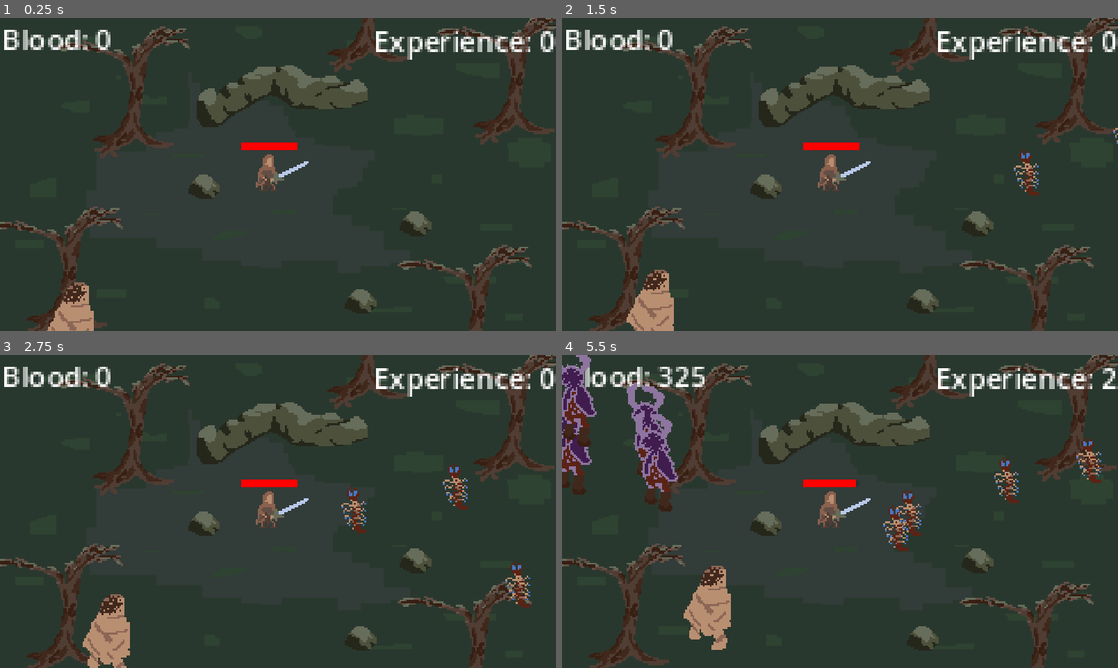
Above: before the commit, frames 1-4 (two rows, left to right).
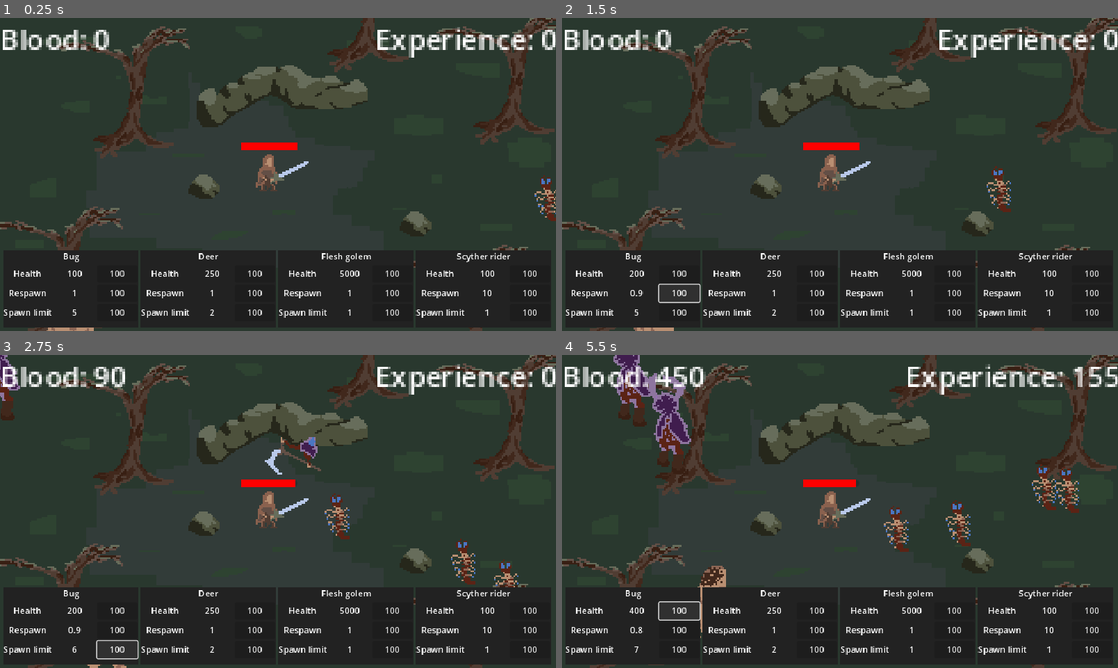
Above: after the commit, the same moments.

Repository: MrTrupen/vampires_idle
Game: Godot game, scene res://Scenes/main_scene.tscn
Two runs of this game, one before a commit and one after it. Both use one fixed random seed, a clock stepped at 60 frames per second and the inputs below.
Inputs (mouse positions are in pixels of both pictures, inside the frame that each line leads up to):
- Up to frame 1 (0.25 s): no input
- Up to frame 2 (1.5 s): click (678, 274) at 0.5 s, where only the run after the commit has a clickable "100"; click (678, 293) at 1.25 s, where only the run after the commit has a clickable "100"
- Up to frame 3 (2.75 s): click (116, 649) at 2 s, where only the run after the commit has a clickable "100"
- Up to frame 4 (5.5 s): click (678, 611) at 2.75 s, where only the run after the commit has a clickable "100"; click (678, 630) at 3.5 s, where only the run after the commit has a clickable "100"; click (678, 649) at 4.25 s, where only the run after the commit has a clickable "100"; click (678, 611) at 5 s, where only the run after the commit has a clickable "100"

The runs differ from the first frame. In frame 1, 12% of the frame differs, in the area x 0-100%, y 2-99%; in frame 2, 12%; in frame 3, 14%; in frame 4, 19%, in the area x 0-100%, y 0-99%.

Commit message:
Upgrades branch

Diff:
--- a/Resources/bug.tres
+++ b/Resources/bug.tres
@@ -13,4 +13,4 @@
 damage = 65
 attack_cooldown = 1.0
 respawn_cooldown = 1.0
-monsters_spawn_limit = 10
+spawn_limit = 5
--- a/Resources/data_monster.gd
+++ b/Resources/data_monster.gd
@@ -14,4 +14,44 @@
 ## Spawner cooldown in seconds
 @export var respawn_cooldown: float = 1
 ## Monsters limit from one spawner
-@export var monsters_spawn_limit: int = 1
+@export var spawn_limit: int = 1
+
+var max_health: int = 1
+
+# upgrades
+var health_upgrade: int = 0
+var respawn_cooldown_upgrade: float = 1
+var spawn_limit_upgrade: int = 0
+
+# upgrades prices
+var health_upgrade_price: int = 100
+var respawn_cooldown_upgrade_price: int = 100
+var spawn_limit_upgrade_price: int = 100
+
+
+func _ready():
+	max_health = get_health()
+
+
+func restart() -> void:
+	max_health = health
+	health_upgrade = 0
+	respawn_cooldown_upgrade = 1
+	spawn_limit_upgrade = 0
+
+
+func get_health() -> int:
+	return health + health_upgrade
+
+
+func get_respawn_cooldown() -> float:
+	return respawn_cooldown * respawn_cooldown_upgrade
+
+
+func get_spawn_limit() -> int:
+	return spawn_limit + spawn_limit_upgrade
+
+
+func get_experience() -> int:
+	print("health and damage:", max_health, " ", damage)
+	return max_health * damage
--- a/Resources/deer.tres
+++ b/Resources/deer.tres
@@ -13,4 +13,4 @@
 damage = 125
 attack_cooldown = 2.0
 respawn_cooldown = 1.0
-monsters_spawn_limit = 5
+spawn_limit = 2
--- a/Scenes/main_scene.tscn
+++ b/Scenes/main_scene.tscn
@@ -7,6 +7,8 @@
 [ext_resource type="Resource" uid="uid://cjsomurxvfcpw" path="res://Resources/deer.tres" id="4_oe0yq"]
 [ext_resource type="PackedScene" uid="uid://dfcbp5mounuwp" path="res://Scenes/spawner.tscn" id="5_fdk3j"]
 [ext_resource type="Resource" uid="uid://b8us4cg8sycim" path="res://Resources/flesh_golem.tres" id="7_0j2qv"]
+[ext_resource type="Resource" uid="uid://ckss20i4suwdi" path="res://Resources/scythe_rider.tres" id="8_7h0n8"]
+[ext_resource type="PackedScene" uid="uid://q33spxk0s5jw" path="res://Scenes/spawner_upgrader.tscn" id="8_syqbj"]
 
 [node name="MainScene" type="Node2D"]
 
@@ -24,14 +26,14 @@
 
 [node name="Spawners" type="Node" parent="."]
 
+[node name="Spawner_bug" parent="Spawners" instance=ExtResource("5_fdk3j")]
+position = Vector2(208, 16)
+monster_data = ExtResource("3_jf1yb")
+monster_template = ExtResource("2_y8684")
+
 [node name="Spawner_deer" parent="Spawners" instance=ExtResource("5_fdk3j")]
 position = Vector2(-197, -92)
 monster_data = ExtResource("4_oe0yq")
-monster_template = ExtResource("2_y8684")
-
-[node name="Spawner_bug" parent="Spawners" instance=ExtResource("5_fdk3j")]
-position = Vector2(208, 16)
-monster_data = ExtResource("3_jf1yb")
 monster_template = ExtResource("2_y8684")
 
 [node name="Spawner_golem" parent="Spawners" instance=ExtResource("5_fdk3j")]
@@ -39,26 +41,76 @@
 monster_data = ExtResource("7_0j2qv")
 monster_template = ExtResource("2_y8684")
 
-[node name="GUI" type="Node2D" parent="."]
+[node name="Spawner_rider" parent="Spawners" instance=ExtResource("5_fdk3j")]
+position = Vector2(51, -190)
+monster_data = ExtResource("8_7h0n8")
+monster_template = ExtResource("2_y8684")
+
+[node name="GUI" type="Control" parent="."]
+top_level = true
+layout_mode = 3
+anchor_left = -0.137
+anchor_top = -0.136
+anchor_right = 0.137
+anchor_bottom = 0.137
+offset_left = -0.175995
+offset_top = 0.128006
+offset_right = 0.175995
+offset_bottom = 0.223991
+grow_horizontal = 2
+grow_vertical = 2
 
 [node name="Blood_counter" type="Label" parent="GUI"]
-offset_left = -157.0
-offset_top = -88.0
-offset_right = -77.0
-offset_bottom = -65.0
-grow_vertical = 2
+layout_mode = 1
+offset_right = 80.0
+offset_bottom = 23.0
 size_flags_horizontal = 0
 text = "Blood: xxx"
 
 [node name="Experience_counter" type="Label" parent="GUI"]
+layout_mode = 1
 anchors_preset = 1
 anchor_left = 1.0
 anchor_right = 1.0
-offset_left = 19.0
-offset_top = -87.0
-offset_right = 157.0
-offset_bottom = -64.0
+offset_left = -138.0
+offset_bottom = 23.0
 grow_horizontal = 0
 size_flags_horizontal = 0
 text = "Experience: xxxxx"
 horizontal_alignment = 2
+
+[node name="UpgradesContainer" type="HBoxContainer" parent="GUI"]
+layout_mode = 1
+anchors_preset = 7
+anchor_left = 0.5
+anchor_top = 1.0
+anchor_right = 0.5
+anchor_bottom = 1.0
+offset_left = -156.0
+offset_top = -46.0
+offset_right = 864.0
+offset_bottom = 98.0
+grow_horizontal = 2
+grow_vertical = 0
+scale = Vector2(0.305, 0.305)
+alignment = 1
+
+[node name="UpgraderBug" parent="GUI/UpgradesContainer" node_paths=PackedStringArray("spawner") instance=ExtResource("8_syqbj")]
+layout_mode = 2
+monster_data = ExtResource("3_jf1yb")
+spawner = NodePath("../../../Spawners/Spawner_bug")
+
+[node name="UpgraderDeer" parent="GUI/UpgradesContainer" node_paths=PackedStringArray("spawner") instance=ExtResource("8_syqbj")]
+layout_mode = 2
+monster_data = ExtResource("4_oe0yq")
+spawner = NodePath("../../../Spawners/Spawner_deer")
+
+[node name="UpgraderGolem" parent="GUI/UpgradesContainer" node_paths=PackedStringArray("spawner") instance=ExtResource("8_syqbj")]
+layout_mode = 2
+monster_data = ExtResource("7_0j2qv")
+spawner = NodePath("../../../Spawners/Spawner_golem")
+
+[node name="UpgraderRider" parent="GUI/UpgradesContainer" node_paths=PackedStringArray("spawner") instance=ExtResource("8_syqbj")]
+layout_mode = 2
+monster_data = ExtResource("8_7h0n8")
+spawner = NodePath("../../../Spawners/Spawner_rider")
--- /dev/null
+++ b/Scenes/spawner_upgrader.tscn
@@ -0,0 +1,111 @@
+[gd_scene load_steps=2 format=3 uid="uid://q33spxk0s5jw"]
+
+[ext_resource type="Script" path="res://Scripts/spawner_upgrader.gd" id="1_dp7ub"]
+
+[node name="MainContainer" type="Control"]
+layout_mode = 3
+anchor_right = 0.169
+anchor_bottom = 0.276
+offset_right = 85.312
+offset_bottom = -0.848022
+grow_horizontal = 2
+grow_vertical = 2
+size_flags_horizontal = 3
+size_flags_vertical = 3
+script = ExtResource("1_dp7ub")
+
+[node name="Background" type="ColorRect" parent="."]
+layout_mode = 1
+anchors_preset = 15
+anchor_right = 1.0
+anchor_bottom = 1.0
+grow_horizontal = 2
+grow_vertical = 2
+color = Color(0.133333, 0.133333, 0.133333, 1)
+
+[node name="SpawnerName" type="Label" parent="."]
+unique_name_in_owner = true
+layout_mode = 1
+anchors_preset = 5
+anchor_left = 0.5
+anchor_right = 0.5
+offset_left = -65.0
+offset_right = 65.0
+offset_bottom = 23.0
+grow_horizontal = 2
+text = "SPAWNER_NAME"
+horizontal_alignment = 1
+vertical_alignment = 1
+
+[node name="GridContainer" type="GridContainer" parent="."]
+layout_mode = 1
+anchors_preset = -1
+anchor_top = 0.199
+anchor_right = 1.0
+anchor_bottom = 1.0
+offset_top = -0.621002
+offset_right = -2.0
+grow_horizontal = 2
+grow_vertical = 2
+columns = 3
+
+[node name="Health" type="Label" parent="GridContainer"]
+layout_mode = 2
+size_flags_horizontal = 7
+text = "Health"
+horizontal_alignment = 1
+
+[node name="HealthStat" type="Label" parent="GridContainer"]
+unique_name_in_owner = true
+layout_mode = 2
+size_flags_horizontal = 7
+text = "9999"
+horizontal_alignment = 1
+
+[node name="BuyHealth" type="Button" parent="GridContainer"]
+unique_name_in_owner = true
+layout_mode = 2
+size_flags_horizontal = 7
+text = "BUY {PRICE}"
+
+[node name="RespawnCooldown" type="Label" parent="GridContainer"]
+layout_mode = 2
+size_flags_horizontal = 7
+text = "Respawn"
+horizontal_alignment = 1
+
+[node name="RespawnCooldownStat" type="Label" parent="GridContainer"]
+unique_name_in_owner = true
+layout_mode = 2
+size_flags_horizontal = 7
+text = "9999"
+horizontal_alignment = 1
+
+[node name="BuyRespawnCooldown" type="Button" parent="GridContainer"]
+unique_name_in_owner = true
+layout_mode = 2
+size_flags_horizontal = 7
+text = "BUY {PRICE}"
+
+[node name="SpawnLimit" type="Label" parent="GridContainer"]
+layout_mode = 2
+size_flags_horizontal = 7
+text = "Spawn limit"
+horizontal_alignment = 1
+
+[node name="SpawnLimitStat" type="Label" parent="GridContainer"]
+unique_name_in_owner = true
+layout_mode = 2
+size_flags_horizontal = 7
+text = "9999"
+horizontal_alignment = 1
+
+[node name="BuySpawnLimit" type="Button" parent="GridContainer"]
+unique_name_in_owner = true
+layout_mode = 2
+size_flags_horizontal = 7
+text = "BUY {PRICE}"
+
+[connection signal="pressed" from="GridContainer/BuyHealth" to="." method="_on_buy_health_pressed"]
+[connection signal="pressed" from="GridContainer/BuyRespawnCooldown" to="." method="_on_buy_respawn_cooldown_pressed"]
+[connection signal="pressed" from="GridContainer/BuySpawnLimit" to="." method="_on_buy_spawn_limit_pressed"]
--- a/Scripts/monster.gd
+++ b/Scripts/monster.gd
@@ -58,7 +58,7 @@
 func get_hit(damage: int) -> bool:
 	monster_data.health -= damage
 	if monster_data.health <= 0:
-		MainManager.add_experience(monster_data.experience)
+		MainManager.add_experience(monster_data.get_experience())
 		MainManager.alive_enemies[monster_data.name] -= 1
 		var particle = DEATH_PARTICLES.instantiate()
 		add_child(particle)
--- a/Scripts/spawner.gd
+++ b/Scripts/spawner.gd
@@ -10,9 +10,7 @@
 
 
 func _ready():
-	if monster_data:
-		monster_data = monster_data.duplicate()
-	else:
+	if !monster_data:
 		print("Monster data not set")
 		queue_free()
 
@@ -20,9 +18,9 @@
 func _physics_process(_delta):
 	if (
 		spawn_timer <= 0
-		and MainManager.alive_enemies[monster_data.name] < monster_data.monsters_spawn_limit
+		and MainManager.alive_enemies[monster_data.name] < monster_data.get_spawn_limit()
 	):
-		spawn_timer = monster_data.respawn_cooldown * 60
+		spawn_timer = monster_data.get_respawn_cooldown() * 60
 		var monster: Area2D = Monster.new_enemy(monster_data, monster_template)
 		enemies.add_child(monster)
 		MainManager.alive_enemies[monster_data.name] += 1
--- /dev/null
+++ b/Scripts/spawner_upgrader.gd
@@ -0,0 +1,44 @@
+extends Control
+
+@export var monster_data: DataMonster
+@export var spawner: Node2D = null
+
+
+func _ready():
+	if !monster_data:
+		print("Monster data not set")
+		queue_free()
+	else:
+		restart()
+
+
+func restart() -> void:
+	%SpawnerName.text = monster_data.name
+
+	# reset upgrades
+	%HealthStat.text = str(monster_data.get_health())
+	%RespawnCooldownStat.text = str(monster_data.get_respawn_cooldown())
+	%SpawnLimitStat.text = str(monster_data.get_spawn_limit())
+
+	# reset prices
+	%BuyHealth.text = str(monster_data.health_upgrade_price)
+	%BuyRespawnCooldown.text = str(monster_data.respawn_cooldown_upgrade_price)
+	%BuySpawnLimit.text = str(monster_data.spawn_limit_upgrade_price)
+
+
+func _on_buy_health_pressed():
+	monster_data.health_upgrade += 100
+	%HealthStat.text = str(monster_data.get_health())
+	%BuyHealth.text = str(monster_data.health_upgrade_price)
+
+
+func _on_buy_respawn_cooldown_pressed():
+	monster_data.respawn_cooldown_upgrade -= 0.1
+	%RespawnCooldownStat.text = str(monster_data.get_respawn_cooldown())
+	%BuyRespawnCooldown.text = str(monster_data.respawn_cooldown_upgrade_price)
+
+
+func _on_buy_spawn_limit_pressed():
+	monster_data.spawn_limit_upgrade += 1
+	%SpawnLimitStat.text = str(monster_data.get_spawn_limit())
+	%BuySpawnLimit.text = str(monster_data.spawn_limit_upgrade_price)
--- /dev/null
+++ b/Scripts/upgrades_manager.gd
@@ -0,0 +1,6 @@
+extends Node
+
+
+# Called when the node enters the scene tree for the first time.
+func _ready():
+	pass  # Replace with function body.
--- a/project.godot
+++ b/project.godot
@@ -18,6 +18,7 @@
 [autoload]
 
 MainManager="*res://Scripts/main_manager.gd"
+UpgradesManager="*res://Scripts/upgrades_manager.gd"
 
 [display]
 
Not shown: 1 places in Scenes/main_scene.tscn that only renumber resources
